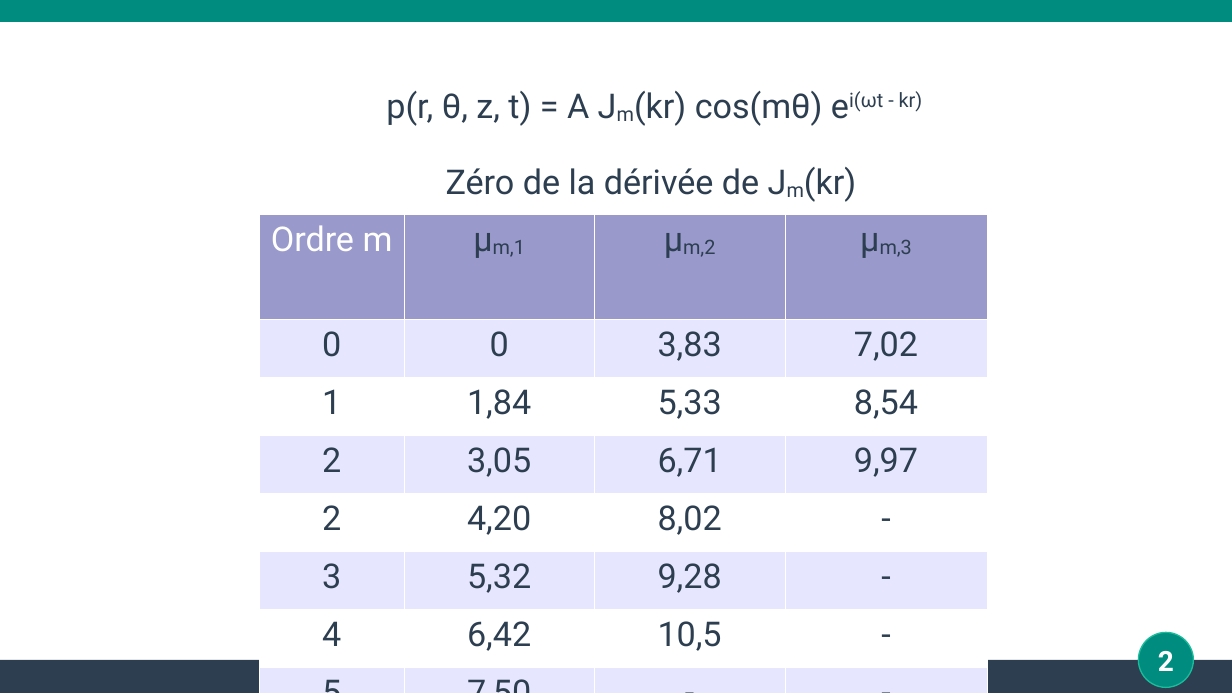
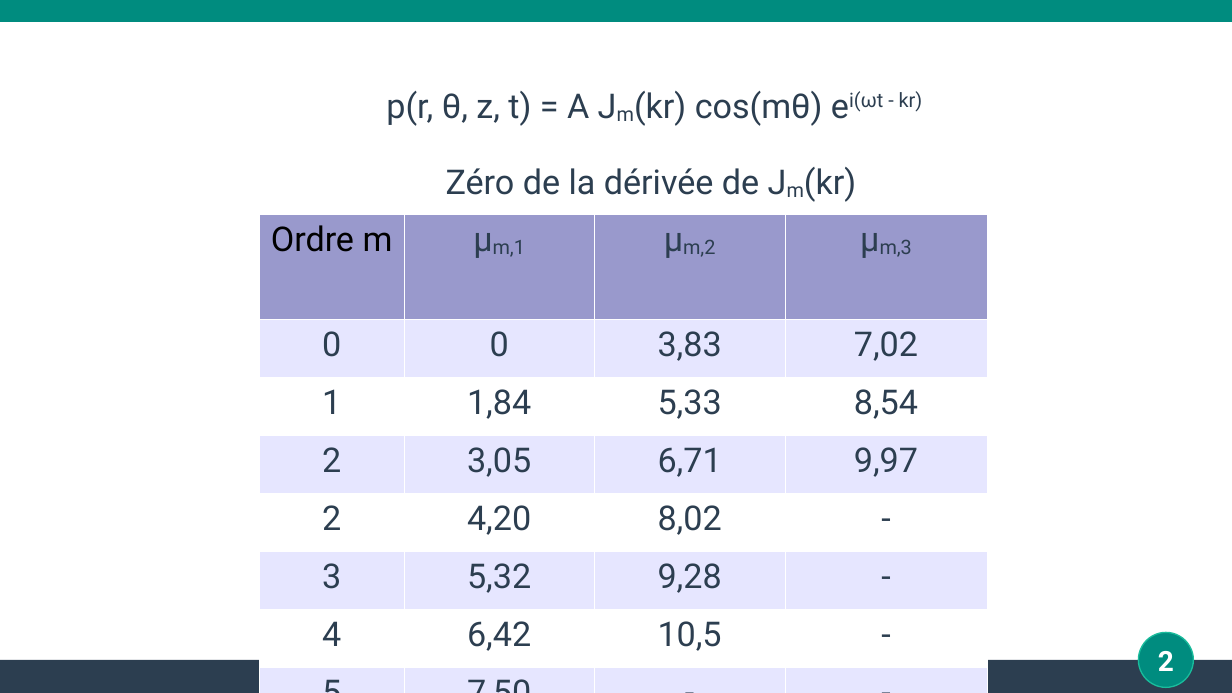
Before and after one commit to stoleks/Agregat-2022, a slide deck: slide 2 of LP/15-propagation_guidee_ondes/propagation_guidee_onde.odp. Drawn at 1232x693 pixels with LibreOffice and Linux fonts; fonts in the diff are those of the drawing; background and template pictures are left out. Boxes give left, top, right and bottom in pixels: in the first picture for what was removed or moved away, otherwise in the second. Text is boxed around its words. In the diff, an @@ line names an element or a change of style, - is before the commit and + after.

```diff
--- a/LP/15-propagation_guidee_ondes/propagation_guidee_onde.odp
+++ b/LP/15-propagation_guidee_ondes/propagation_guidee_onde.odp
@@ table at [259, 215, 986, 655] @@
@@ text colour #FFFFFF to #000000 in "Ordre m" @@
```
Also in this commit, not shown: 4 other files.
